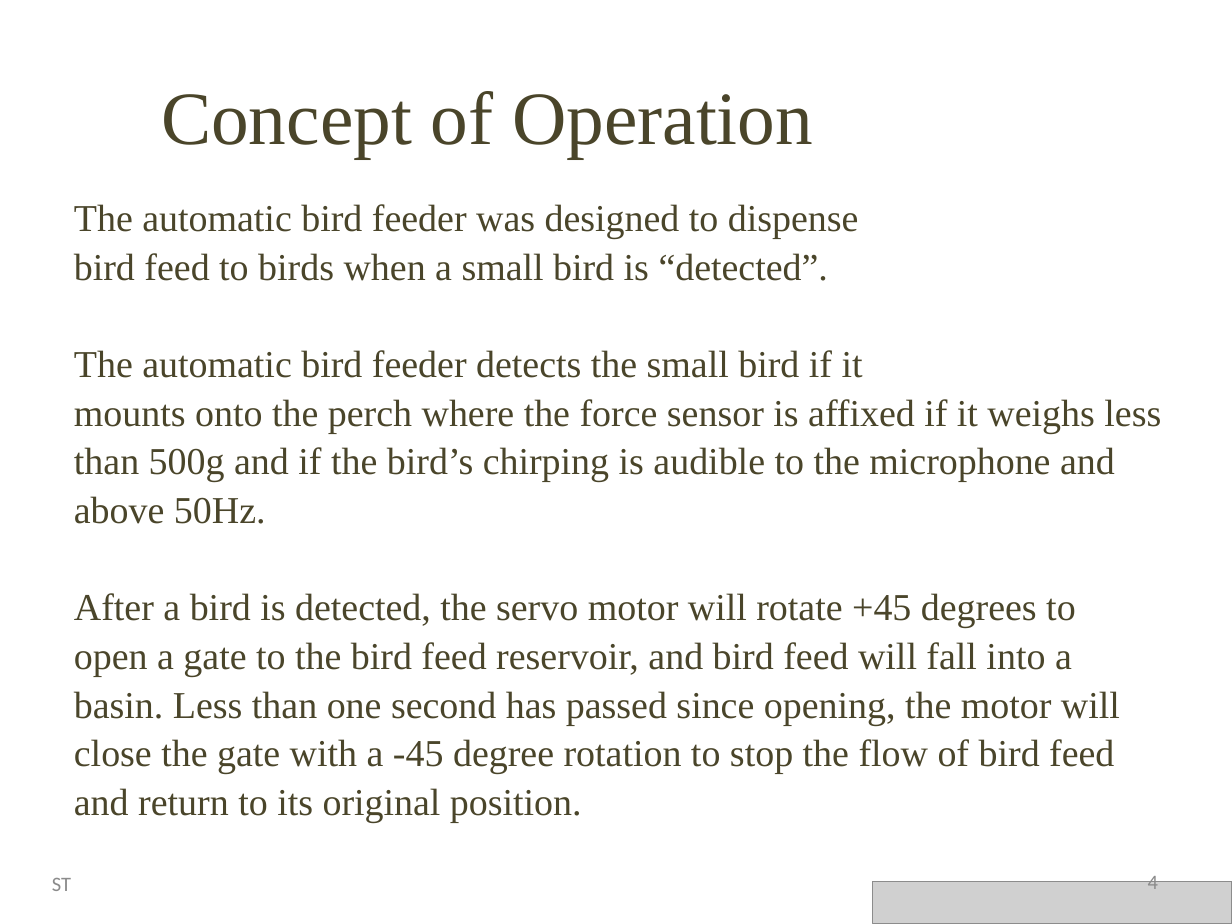
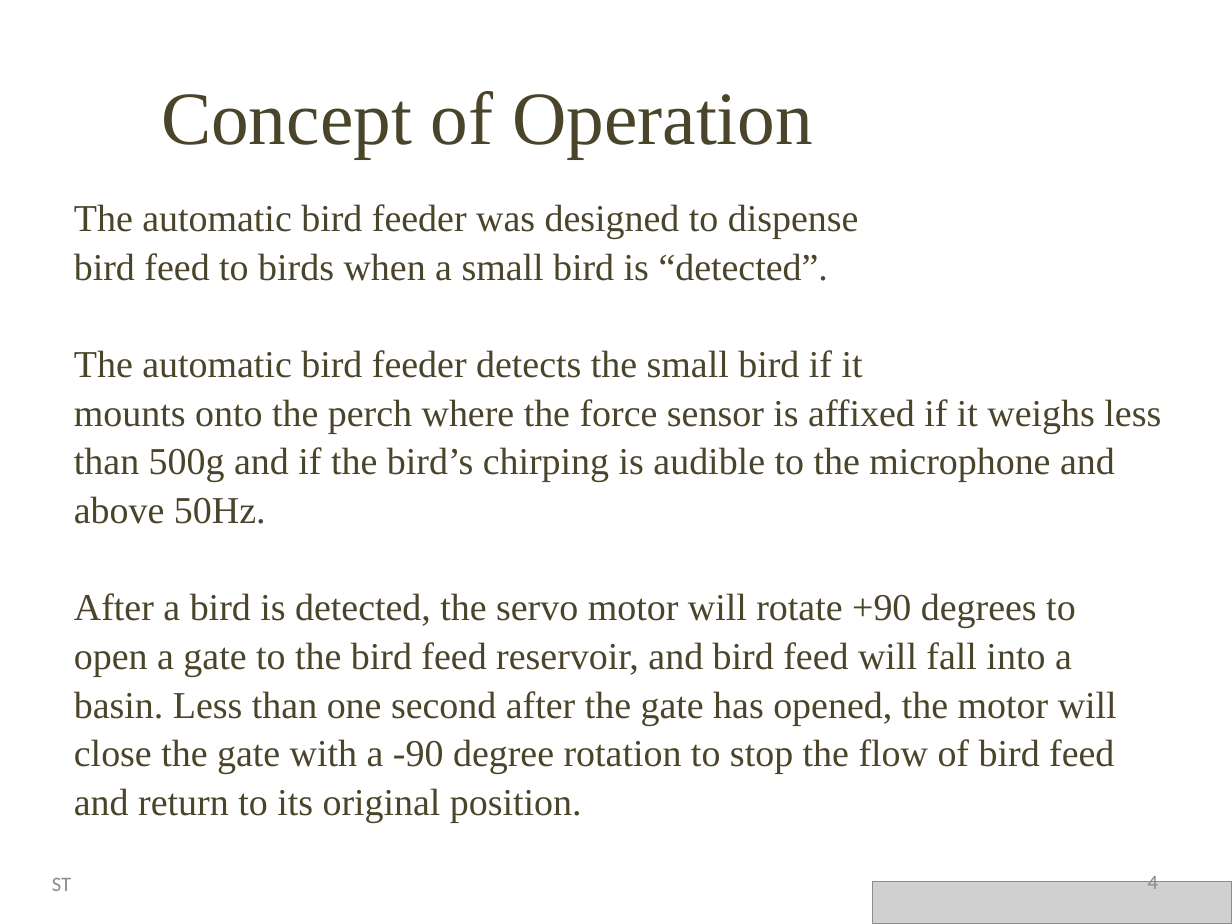
Before and after one commit to Stevie-Nicks-and-the-Xaybanha-Zhous/SelectiveBirdFeeder, a slide deck: slide 4 of Smart_Bird_Feeder_Presentation.pptx. Drawn at 1232x924 pixels with LibreOffice and Linux fonts; fonts in the diff are those of the drawing; grey boxes stand for pictures; background and template pictures are left out. Boxes give left, top, right and bottom in pixels: in the first picture for what was removed or moved away, otherwise in the second. Text is boxed around its words. In the diff, an @@ line names an element or a change of style, - is before the commit and + after.

Commit message:
Add files via upload
Reuploading just in case I changed anything last second.

```diff
--- a/Smart_Bird_Feeder_Presentation.pptx
+++ b/Smart_Bird_Feeder_Presentation.pptx
@@ text at bbox=[74, 593, 1076, 628]: text changed @@
-After a bird is detected, the servo motor will rotate +45 degrees to
+After a bird is detected, the servo motor will rotate +90 degrees to
@@ text at bbox=[74, 691, 1117, 774]: text changed @@
-basin. Less than one second has passed since opening, the motor will
-close the gate with a -45 degree rotation to stop the flow of bird feed
+basin. Less than one second after the gate has opened, the motor will
+close the gate with a -90 degree rotation to stop the flow of bird feed
```
Also in this commit, not shown: 2 other slides changed.
